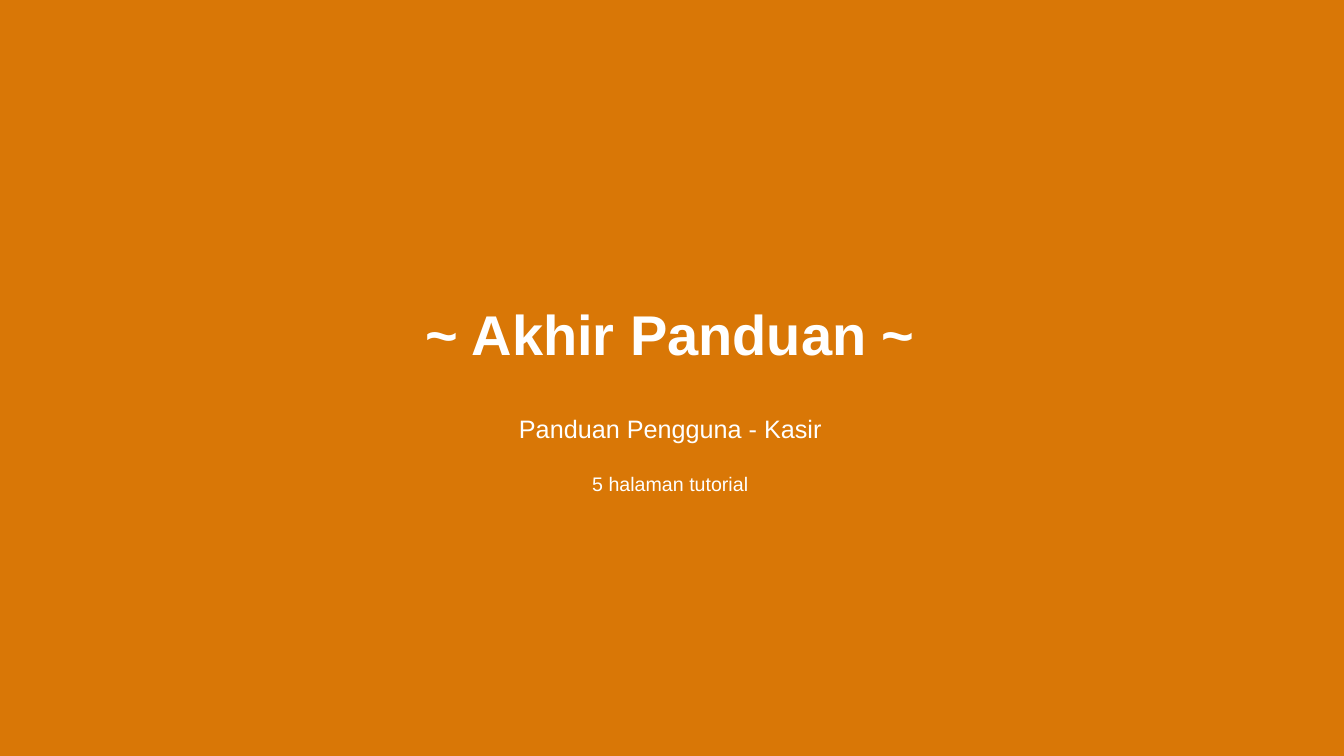
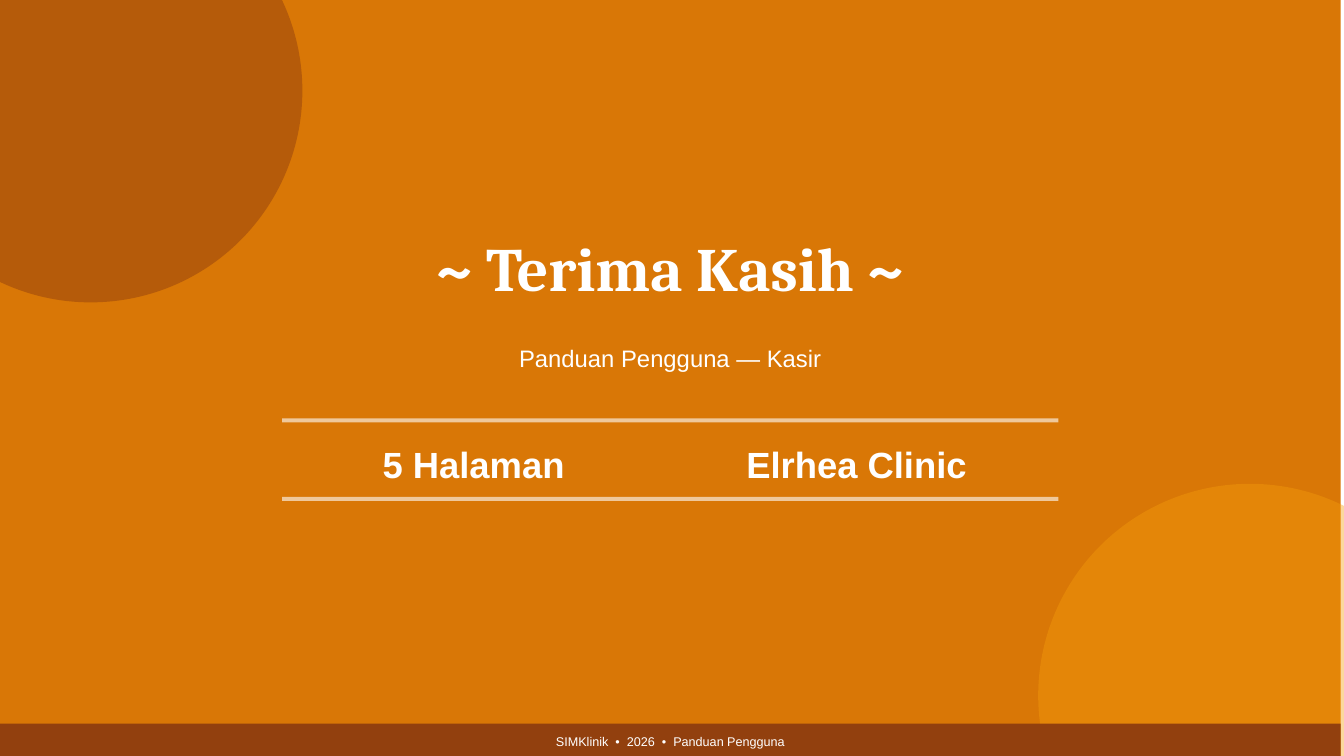
Before and after one commit to NixFester/demo-clinic, a slide deck: slide 12 of dokumen/kasir.pptx. Drawn at 1344x756 pixels with LibreOffice and Linux fonts; fonts in the diff are those of the drawing. Boxes give left, top, right and bottom in pixels: in the first picture for what was removed or moved away, otherwise in the second. Text is boxed around its words. In the diff, an @@ line names an element or a change of style, - is before the commit and + after.

```diff
--- a/dokumen/kasir.pptx
+++ b/dokumen/kasir.pptx
@@ background #D97706 to #FFFFFF @@
@@ rectangle added at <box>0,0,1341,756</box>, fill #D97706 @@
@@ ellipse added at <box>0,0,302,302</box>, fill #92400E at 50% opacity @@
@@ text added at <box>486,248,854,292</box>, 44 pt, text #FFFFFF, bold @@
+~ Terima Kasih ~
@@ text removed at <box>472,314,866,356</box> @@
-~ Akhir Panduan ~
@@ text at <box>519,349,821,372</box>: text changed; size 18 to 17 pt @@
-Panduan Pengguna - Kasir
+Panduan Pengguna — Kasir
@@ rectangle added at <box>282,418,1059,422</box>, fill #FFFFFF at 60% opacity @@
@@ text at <box>383,451,565,479</box>: text changed; size 14 to 26 pt; bold on @@
-5 halaman tutorial
+5 Halaman
@@ text added at <box>746,451,967,479</box>, 26 pt, text #FFFFFF, bold @@
+Elrhea Clinic
@@ rectangle added at <box>282,497,1059,501</box>, fill #FFFFFF at 60% opacity @@
@@ ellipse added at <box>1038,484,1344,756</box>, fill #F59E0B at 40% opacity @@
@@ rectangle added at <box>0,724,1341,756</box>, fill #92400E @@
@@ text added at <box>556,737,784,749</box>, 9 pt, text #FFFFFF @@
+SIMKlinik • 2026 • Panduan Pengguna
```
Also in this commit, not shown: 10 other slides changed, 1 slide added, 1 slide removed, 23 other files.
